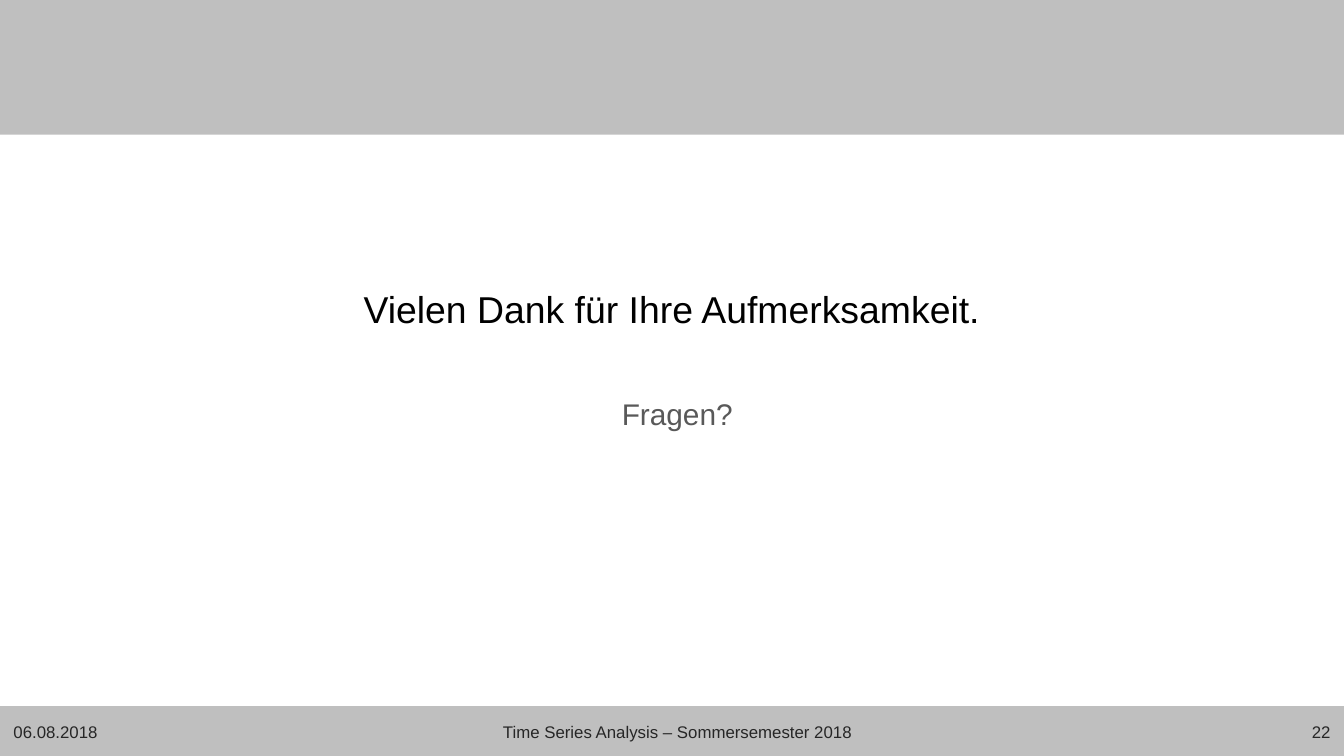
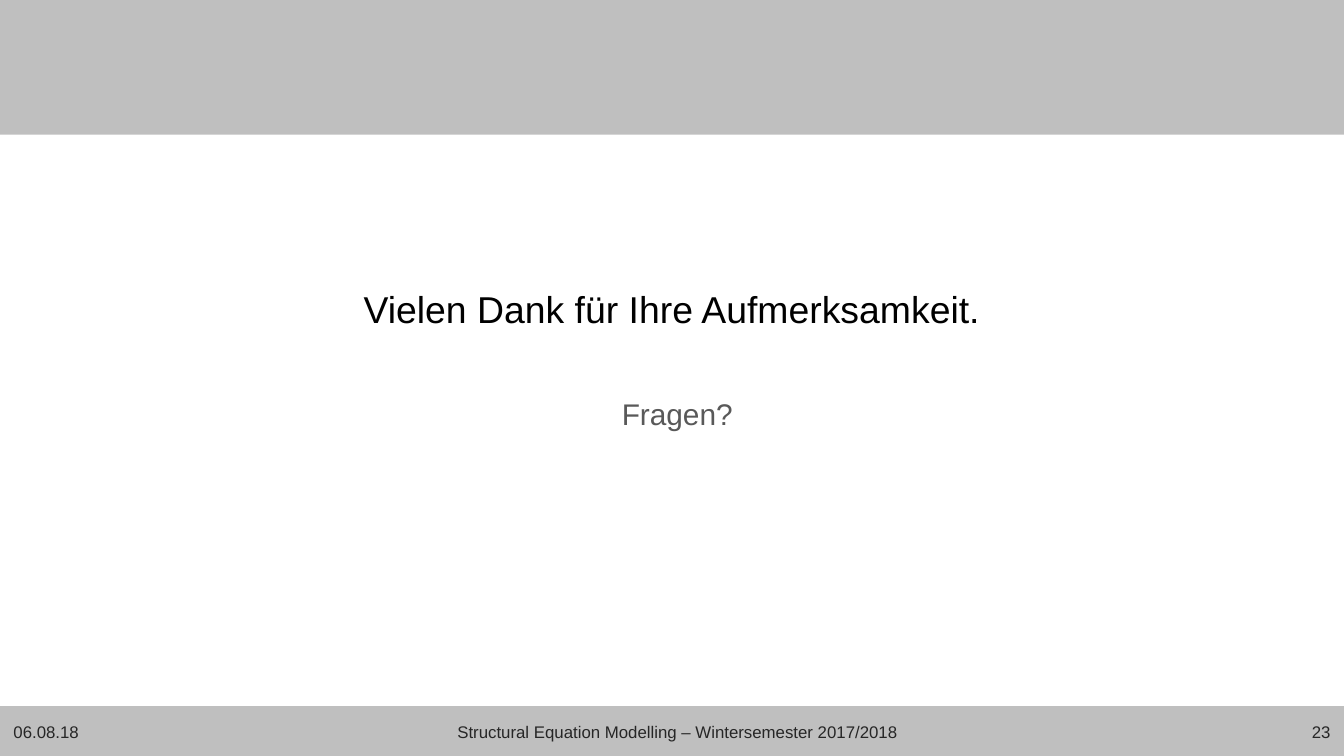
Before and after one commit to Janis90/time-series-anaysis, a slide deck: slide 23 of presentation/tsa_presentation_final.pptx (slide 22 before the commit). Drawn at 1344x756 pixels with LibreOffice and Linux fonts; fonts in the diff are those of the drawing; background and template pictures are left out. Boxes give left, top, right and bottom in pixels: in the first picture for what was removed or moved away, otherwise in the second. Text is boxed around its words. In the diff, an @@ line names an element or a change of style, - is before the commit and + after.

```diff
--- a/presentation/tsa_presentation_final.pptx
+++ b/presentation/tsa_presentation_final.pptx
@@ text at (13, 726, 78, 738): text changed @@
-06.08.2018
+06.08.18
@@ text at (457, 726, 897, 742): text changed @@
-Time Series Analysis – Sommersemester 2018
+Structural Equation Modelling – Wintersemester 2017/2018
@@ page number at (1312, 726, 1331, 738): text changed @@
-22
+23
```
Also in this commit, not shown: 22 other slides changed, 4 other files.
